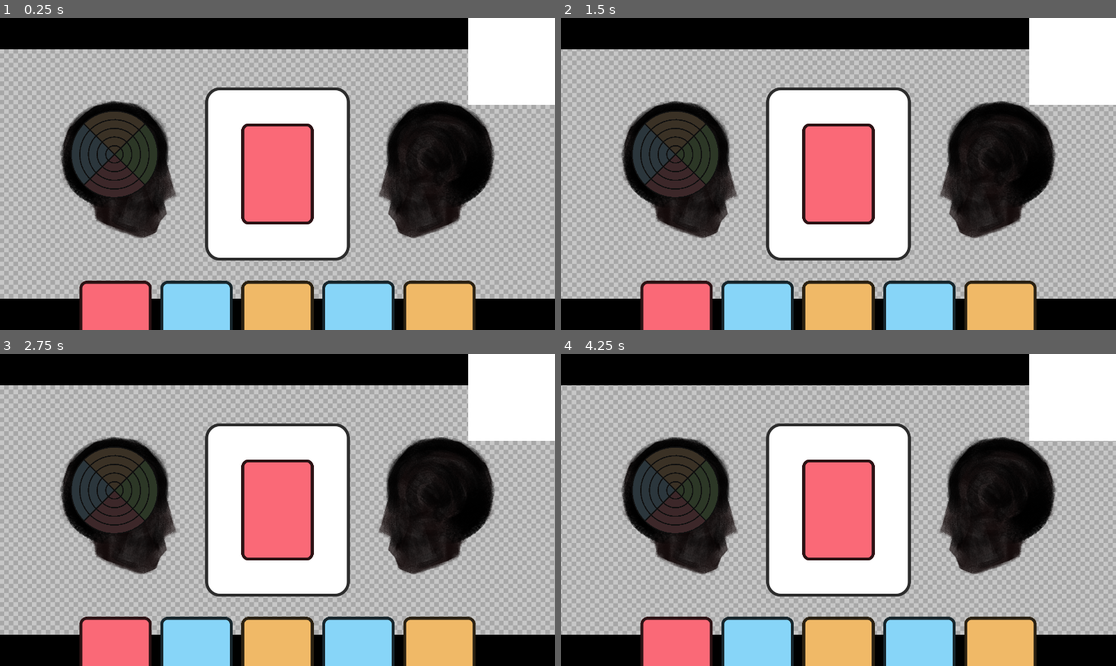
Above: before the commit, frames 1-4 (two rows, left to right).
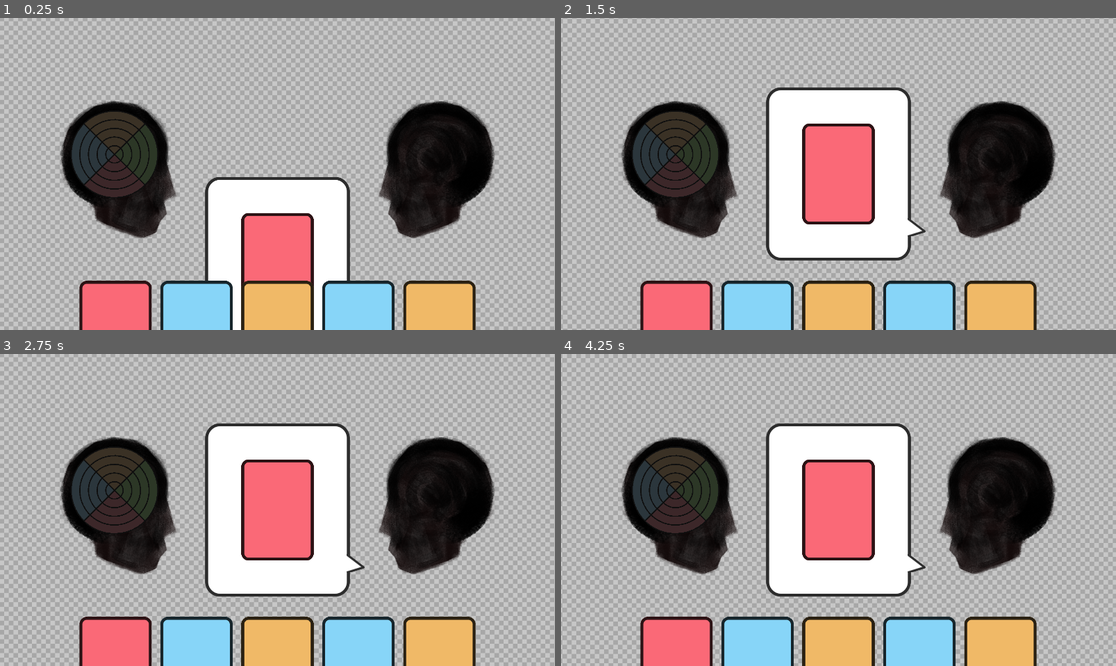
Above: after the commit, the same moments.

Repository: ChristopherMackin/philosophy-game
Game: Godot game, scene res://levels/debate_scene/debate_scene.tscn
Same seed, same stepped clock (60 frames per second), same inputs: the game is played once before the commit and once after it.
Inputs (mouse positions are in pixels of both pictures, inside the frame that each line leads up to):
- Up to frame 1 (0.25 s): no input
- Up to frame 2 (1.5 s): move the mouse to (960, 158) at 0.52 s; click (960, 158) at 0.67 s; move the mouse to (727, 189) at 1.27 s; click (727, 189) at 1.42 s
- Up to frame 3 (2.75 s): move the mouse to (333, 441) at 2.02 s; click (333, 441) at 2.17 s
- Up to frame 4 (4.25 s): move the mouse to (810, 572) at 2.77 s; click (810, 572) at 2.92 s; tap Enter at 3.5 s; move the mouse to (1005, 556) at 3.52 s; click (1005, 556) at 3.67 s

The runs differ from the first frame. In frame 1, 29% of the frame differs, in the area x 0-100%, y 0-100%; in frame 2, 16%; in frame 3, 16%; in frame 4, 16%.

Commit message:
Simple debate animation implementation

Diff:
--- /dev/null
+++ b/levels/debate_scene/conversation_history_manager.gd
@@ -0,0 +1,26 @@
+extends Node2D
+
+class_name ConversationHistoryManager
+
+@export var conversation_bubble_prefab : PackedScene
+
+@export var margin : float
+
+var queue : Queue = Queue.new()
+
+signal animation_finished
+
+func add_card(card : Card, dir : DebateBubble.TalkDirection):
+	var bubble : DebateBubble = conversation_bubble_prefab.instantiate()
+	bubble.initialize(card, dir)
+	add_child(bubble)
+
+	var tex_height = bubble.texture.get_height()
+	bubble.position += Vector2(0, tex_height + margin)
+	queue.push(bubble)
+
+	for obj : DebateBubble in queue.array:
+		obj.move(Vector2(0, -(tex_height + margin)))
+
+	await bubble.animation_finished
+	animation_finished.emit()
--- /dev/null
+++ b/levels/debate_scene/conversation_manager.tscn
@@ -0,0 +1,15 @@
+[gd_scene load_steps=3 format=3 uid="uid://crq4b24180o7q"]
+
+[ext_resource type="PackedScene" uid="uid://dchbhjjv273jo" path="res://prefabs/debate/conversation_bubble.tscn" id="1_q4wng"]
+[ext_resource type="Script" path="res://levels/debate_scene/conversation_history_manager.gd" id="2_n8cp7"]
+
+[node name="ConversationManager" type="Node2D"]
+
+[node name="MainCamera" type="Camera2D" parent="."]
+offset = Vector2(2.08165e-12, 2.08165e-12)
+
+[node name="ConversationHistory" type="Node2D" parent="."]
+light_mask = 32
+script = ExtResource("2_n8cp7")
+conversation_bubble_prefab = ExtResource("1_q4wng")
+margin = 20.0
--- /dev/null
+++ b/levels/debate_scene/debate_bubble.gd
@@ -0,0 +1,51 @@
+extends Sprite2D
+
+class_name DebateBubble
+
+@export var card_sprite : Sprite2D
+@export var speach_bubble_direction : Sprite2D
+
+var start_pos : Vector2
+var end_pos : Vector2
+
+var timer : float
+@export var duration : float = .5
+
+signal animation_finished
+
+enum TalkDirection{
+	LEFT,
+	RIGHT,
+}
+
+func _process(delta):
+	if timer <= 0:
+		return
+
+	timer -= delta
+
+	if timer <= 0:
+		position = end_pos
+		animation_finished.emit()
+	else:
+		position = start_pos.slerp(end_pos, 1 - timer/duration)
+
+func initialize(card : Card, dir : TalkDirection):
+	#Eventually set image and color here
+	card_sprite.modulate = card.data.suit.color
+	if dir == TalkDirection.LEFT:
+		var pos = speach_bubble_direction.position
+		pos.x = -pos.x
+		speach_bubble_direction.position = pos
+
+		var sca = speach_bubble_direction.scale
+		sca.x = -sca.x
+		speach_bubble_direction.scale = sca
+
+func move(amount : Vector2):
+	if not end_pos:
+		end_pos = position
+
+	start_pos = position
+	end_pos = end_pos + amount
+	timer = duration
--- a/levels/debate_scene/debate_scene.tscn
+++ b/levels/debate_scene/debate_scene.tscn
@@ -1,22 +1,20 @@
-[gd_scene load_steps=20 format=3 uid="uid://bnic63llbdfni"]
+[gd_scene load_steps=18 format=3 uid="uid://bnic63llbdfni"]
 
 [ext_resource type="Script" path="res://levels/debate_scene/debate_scene_manager.gd" id="1_g6ghv"]
 [ext_resource type="Resource" uid="uid://b78boumde1kyk" path="res://system/debate/debate_manager.tres" id="2_i7n4i"]
 [ext_resource type="Shader" path="res://ui/panning_background.gdshader" id="2_pghej"]
-[ext_resource type="Texture2D" uid="uid://ds4nko86gxxsk" path="res://graphics/colorable_checkerboard.png" id="3_cx2hn"]
+[ext_resource type="Texture2D" uid="uid://ds4nko86gxxsk" path="res://graphics/ColorableCheckerboard.png" id="3_cx2hn"]
 [ext_resource type="Resource" uid="uid://d21frda3buspp" path="res://system/character/cpu_1.tres" id="3_dlycd"]
 [ext_resource type="Resource" uid="uid://byrpux6co0rrw" path="res://system/character/player.tres" id="4_oy81x"]
-[ext_resource type="Script" path="res://scripts/ui/border_control.gd" id="4_xa7gu"]
 [ext_resource type="Script" path="res://scripts/ui/worldspace_hand_ui.gd" id="5_ydk6y"]
-[ext_resource type="PackedScene" uid="uid://cx2gcwo1r71x6" path="res://prefabs/card.tscn" id="6_w84ho"]
+[ext_resource type="PackedScene" uid="uid://cx2gcwo1r71x6" path="res://prefabs/debate/card.tscn" id="6_w84ho"]
 [ext_resource type="Script" path="res://scripts/ui/spread_sprite_container.gd" id="7_ggt8l"]
 [ext_resource type="Texture2D" uid="uid://eejey7xdr2qw" path="res://graphics/PlayerHead.png" id="8_t8onx"]
 [ext_resource type="Script" path="res://scripts/ui/meter_ui.gd" id="9_bqo1k"]
 [ext_resource type="Resource" uid="uid://beevy52aqog34" path="res://system/character/brain/player_brain.tres" id="9_okuc1"]
-[ext_resource type="Texture2D" uid="uid://bnkss4i2rstqj" path="res://graphics/SpeechBubble.png" id="10_w20x3"]
-[ext_resource type="Script" path="res://levels/debate_scene/worldspace_debate_ui.gd" id="11_e7gte"]
-[ext_resource type="Texture2D" uid="uid://bm8tj1s26gjlg" path="res://graphics/TestCard.png" id="12_lrfbd"]
 [ext_resource type="Resource" uid="uid://dca2vkphr1vsk" path="res://system/debate/default_debate_settings.tres" id="14_e36l7"]
+[ext_resource type="Script" path="res://levels/debate_scene/conversation_history_manager.gd" id="15_ksbfj"]
+[ext_resource type="PackedScene" uid="uid://dchbhjjv273jo" path="res://prefabs/debate/conversation_bubble.tscn" id="16_w6kxl"]
 
 [sub_resource type="Environment" id="Environment_urq48"]
 background_mode = 3
@@ -30,13 +28,13 @@
 
 [node name="Root" type="Node2D"]
 
-[node name="DebateSceneManager" type="Node2D" parent="." node_paths=PackedStringArray("meter_ui", "debate_ui", "player_ui")]
+[node name="DebateSceneManager" type="Node2D" parent="." node_paths=PackedStringArray("meter_ui", "debate_history", "player_ui")]
 script = ExtResource("1_g6ghv")
 debate_manager = ExtResource("2_i7n4i")
 proactive_character = ExtResource("3_dlycd")
 reactive_character = ExtResource("4_oy81x")
 meter_ui = NodePath("../Player/PlayerSprite/MeterSprite")
-debate_ui = NodePath("../WorldspaceDebateUI")
+debate_history = NodePath("../ConversationHistory")
 player_ui = NodePath("../WorldspaceHandUI")
 
 [node name="WorldEnvironment" type="WorldEnvironment" parent="."]
@@ -57,51 +55,14 @@
 texture = ExtResource("3_cx2hn")
 stretch_mode = 1
 
-[node name="BlackBorder" type="Control" parent="ScrollingBackground" node_paths=PackedStringArray("top_bar", "bottom_bar")]
-layout_mode = 3
-anchors_preset = 15
-anchor_right = 1.0
-anchor_bottom = 1.0
-grow_horizontal = 2
-grow_vertical = 2
-script = ExtResource("4_xa7gu")
-top_bar = NodePath("TopBar")
-bottom_bar = NodePath("BottomBar")
-
-[node name="TopBar" type="ColorRect" parent="ScrollingBackground/BlackBorder"]
-layout_mode = 1
-anchors_preset = -1
-anchor_right = 1.0
-anchor_bottom = 0.1
-grow_horizontal = 2
-color = Color(0, 0, 0, 1)
-
-[node name="BottomBar" type="ColorRect" parent="ScrollingBackground/BlackBorder"]
-layout_mode = 1
-anchors_preset = -1
-anchor_top = 0.9
-anchor_right = 1.0
-anchor_bottom = 1.0
-grow_horizontal = 2
-grow_vertical = 0
-size_flags_vertical = 8
-color = Color(0, 0, 0, 1)
-
-[node name="StatusBar" type="CanvasLayer" parent="."]
-offset = Vector2(2.08165e-12, 2.08165e-12)
-transform = Transform2D(1, 2.08165e-12, 2.08165e-12, 1, 2.08165e-12, 2.08165e-12)
-
-[node name="ColorRect" type="ColorRect" parent="StatusBar"]
-anchors_preset = 1
-anchor_left = 1.0
-anchor_right = 1.0
-offset_left = -300.0
-offset_bottom = 300.0
-grow_horizontal = 0
-pivot_offset = Vector2(150, 150)
-
 [node name="MainCamera" type="Camera2D" parent="."]
 offset = Vector2(2.08165e-12, 2.08165e-12)
+
+[node name="ConversationHistory" type="Node2D" parent="."]
+light_mask = 32
+script = ExtResource("15_ksbfj")
+conversation_bubble_prefab = ExtResource("16_w6kxl")
+margin = 20.0
 
 [node name="WorldspaceHandUI" type="Node2D" parent="." node_paths=PackedStringArray("card_container")]
 position = Vector2(0, 545)
@@ -139,11 +100,3 @@
 position = Vector2(2.08165e-12, 2.08165e-12)
 scale = Vector2(-1, 1)
 texture = ExtResource("8_t8onx")
-
-[node name="WorldspaceDebateUI" type="Sprite2D" parent="." node_paths=PackedStringArray("card_sprite")]
-texture = ExtResource("10_w20x3")
-script = ExtResource("11_e7gte")
-card_sprite = NodePath("CardSprite")
-
-[node name="CardSprite" type="Sprite2D" parent="WorldspaceDebateUI"]
-texture = ExtResource("12_lrfbd")
--- a/levels/debate_scene/debate_scene_manager.gd
+++ b/levels/debate_scene/debate_scene_manager.gd
@@ -8,7 +8,7 @@
 var debate_action_queue : Queue = Queue.new()
 
 @export var meter_ui : MeterUI
-@export var debate_ui : WorldspaceDebateUI
+@export var debate_history : ConversationHistoryManager
 
 @export var player_ui : WorldspaceHandUI
 
@@ -40,12 +40,14 @@
 
 func on_starting_card_played(card : Card):
 	debate_action_queue.push(func ():
-		debate_ui.update_card(card)
+		debate_history.add_card(card, DebateBubble.TalkDirection.RIGHT)
+		await debate_history.animation_finished
 	)
 
 func on_follow_up_played(card : Card, suit_relationship : DebateSettings.SuitRelationship):
 	debate_action_queue.push(func ():
-		debate_ui.update_card(card)
+		debate_history.add_card(card, DebateBubble.TalkDirection.LEFT)
+		await debate_history.animation_finished
 	)
 
 func on_hand_update(contestant : Contestant, hand_card_array : Array):
--- a/levels/debate_scene/worldspace_debate_ui.gd
+++ /dev/null
@@ -1,8 +0,0 @@
-extends Sprite2D
-
-class_name WorldspaceDebateUI
-
-@export var card_sprite : Sprite2D
-
-func update_card(card : Card):
-	card_sprite.modulate = card.data.suit.color
--- a/levels/graphics_free_debate_test.tscn
+++ /dev/null
@@ -1,14 +0,0 @@
-[gd_scene load_steps=5 format=3 uid="uid://cnxw7fd22a1md"]
-
-[ext_resource type="Script" path="res://levels/debate_scene/debate_scene_manager.gd" id="1_44108"]
-[ext_resource type="Resource" uid="uid://b78boumde1kyk" path="res://system/debate/debate_manager.tres" id="2_nlpk7"]
-[ext_resource type="Resource" uid="uid://d21frda3buspp" path="res://system/character/cpu_1.tres" id="3_fe4du"]
-[ext_resource type="Resource" uid="uid://byrpux6co0rrw" path="res://system/character/player.tres" id="3_ibvxp"]
-
-[node name="GraphicsFreeDebateTest" type="Node2D"]
-
-[node name="GraphicsFreeManager" type="Node2D" parent="."]
-script = ExtResource("1_44108")
-debate_manager = ExtResource("2_nlpk7")
-character_1 = ExtResource("3_ibvxp")
-character_2 = ExtResource("3_fe4du")
--- /dev/null
+++ b/prefabs/debate/conversation_bubble.tscn
@@ -0,0 +1,19 @@
+[gd_scene load_steps=5 format=3 uid="uid://dchbhjjv273jo"]
+
+[ext_resource type="Texture2D" uid="uid://bnkss4i2rstqj" path="res://graphics/SpeechBubble.png" id="1_i75pe"]
+[ext_resource type="Script" path="res://levels/debate_scene/debate_bubble.gd" id="2_7dv71"]
+[ext_resource type="Texture2D" uid="uid://bm8tj1s26gjlg" path="res://graphics/TestCard.png" id="3_xm8sy"]
+[ext_resource type="Texture2D" uid="uid://bghfj2hgfpii7" path="res://graphics/SpeachBubbleDirection.png" id="4_7u16b"]
+
+[node name="ConversationBubble" type="Sprite2D" node_paths=PackedStringArray("card_sprite", "speach_bubble_direction")]
+texture = ExtResource("1_i75pe")
+script = ExtResource("2_7dv71")
+card_sprite = NodePath("CardSprite")
+speach_bubble_direction = NodePath("SpeachBubbleDirection")
+
+[node name="CardSprite" type="Sprite2D" parent="."]
+texture = ExtResource("3_xm8sy")
+
+[node name="SpeachBubbleDirection" type="Sprite2D" parent="."]
+position = Vector2(271, 184)
+texture = ExtResource("4_7u16b")
--- a/scripts/queue.gd
+++ b/scripts/queue.gd
@@ -4,6 +4,10 @@
 
 var _array : Array = []
 var on_push : Callable
+
+var array : Array:
+	get:
+		return _array.duplicate(true)
 
 func push(element):
 	_array.append(element)
--- a/scripts/systems/card/card.gd
+++ b/scripts/systems/card/card.gd
@@ -3,3 +3,6 @@
 class_name Card
 
 var data : CardData
+
+func _init(card_data: CardData):
+	data = card_data
--- a/scripts/systems/debate/contestant.gd
+++ b/scripts/systems/debate/contestant.gd
@@ -25,7 +25,11 @@
 	draw_full_hand()
 
 func take_turn():
-	var card = await brain.think()
+	var card
+
+	while hand_card_array.find(card) == -1:
+		card = await brain.think()
+
 	discard_card(card)
 	return card
 
@@ -39,18 +43,14 @@
 		hand_card_array.append(card)
 		added_cards.append(card)
 
-	print("%s drew full hand" % character.name)
-	on_hand_update.emit(self, hand_card_array)
+	on_hand_update.emit(self, hand_card_array.duplicate(true))
 
 func discard_card(card : Card):
 	var index = hand_card_array.find(card)
 	hand_card_array.remove_at(index)
 	deck.discard_card(card)
 
-	print("%s discarded card" % character.name)
-	on_hand_update.emit(self, hand_card_array)
-
-	print(hand_card_array.size())
+	on_hand_update.emit(self, hand_card_array.duplicate(true))
 
 	if hand_card_array.size() <= 0:
 		draw_full_hand()
--- a/scripts/ui/meter_ui.gd
+++ b/scripts/ui/meter_ui.gd
@@ -50,20 +50,17 @@
 var timer : float = 0
 @export var duration : float
 
-func _enter_tree():
-	timer = duration
-
 func _process(delta):
-	if timer >= duration:
+	if timer <= 0:
 		return
 
-	timer += delta
+	timer -= delta
 
-	if timer >= duration:
+	if timer <= 0:
 		draw_score = end_vector
 		animation_finished.emit()
 	else:
-		draw_score = start_vector.lerp(end_vector, timer/duration)
+		draw_score = start_vector.lerp(end_vector, 1- timer/duration)
 
 	queue_redraw()
 
@@ -146,6 +143,6 @@
 	start_vector = current_score
 	end_vector = score
 
-	timer = 0
+	timer = duration
 
 	current_score = score
--- a/scripts/ui/worldspace_hand_ui.gd
+++ b/scripts/ui/worldspace_hand_ui.gd
@@ -30,11 +30,6 @@
 		card_container.add_child(ui_card)
 
 func update_card_array(hand_card_array : Array):
-	for card in hand_card_array:
-		print(card.data.name)
-
-	print("\n")
-
 	var to_add_array = hand_card_array.duplicate();
 
 	for ui_card : UICard in ui_card_array.duplicate():
--- a/system/decks/deck.gd
+++ b/system/decks/deck.gd
@@ -23,8 +23,7 @@
 
 	for config in composition_card_deck_config_array:
 		for index in config.count:
-			var card = Card.new()
-			card.data = config.card_data
+			var card = Card.new(config.card_data)
 			draw_pile_card_array.append(card)
 
 	draw_pile_card_array.shuffle()
Renamed: graphics/colorable_checkerboard.png -> graphics/ColorableCheckerboard.png
Not shown, added: graphics/ColorableCheckerboard.png.import
Binary file added: graphics/SpeachBubbleDirection.png
Not shown, changed: graphics/SpeachBubbleDirection.png.import
Renamed: prefabs/card.tscn -> prefabs/debate/card.tscn
